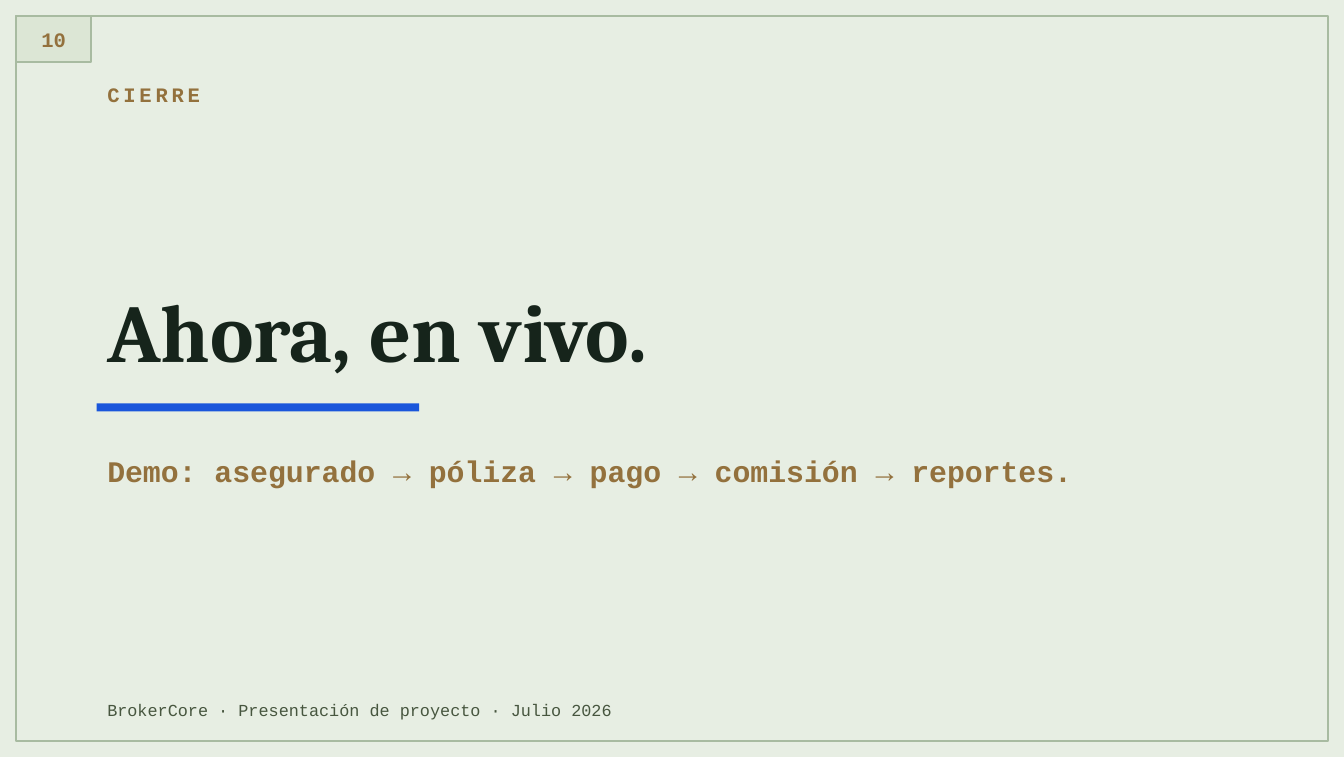
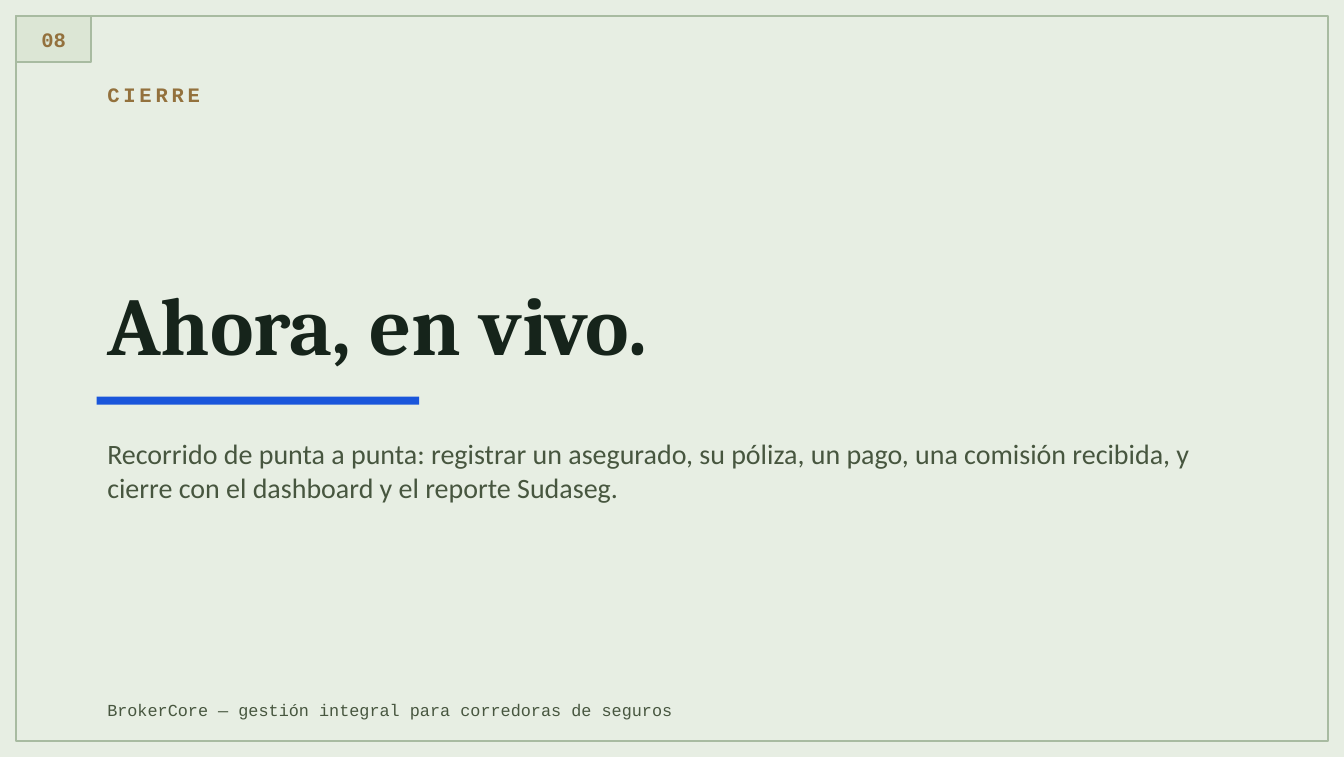
Before and after one commit to DanveDC/broker-suite, a slide deck: slide 9 of docs/BrokerCore-Presentacion.pptx (slide 10 before the commit). Drawn at 1344x757 pixels with LibreOffice and Linux fonts; fonts in the diff are those of the drawing. Boxes give left, top, right and bottom in pixels: in the first picture for what was removed or moved away, otherwise in the second. Text is boxed around its words. In the diff, an @@ line names an element or a change of style, - is before the commit and + after.

Commit message:
docs: update presentation to product-pitch framing
Regenerate BrokerCore-Presentacion.pptx to match the reworked HTML
deck: drop the changelog-style comisiones slide and the deployment
location slide, add a practical "qué registra" slide, replace the
route-count stat with a more relevant integrations count.

```diff
--- a/docs/BrokerCore-Presentacion.pptx
+++ b/docs/BrokerCore-Presentacion.pptx
@@ text at [41,33,66,47]: text changed @@
-10
+08
@@ text "Ahora, en vivo.": place and size @@
-text "Ahora, en vivo." at [107,305,648,374]
+text "Ahora, en vivo." at [107,298,648,367]
@@ rectangle: place and size @@
-rectangle at [97,403,419,411]
+rectangle at [97,396,419,405]
@@ text "Recorrido de punta a punta: ..." at [107,444,1189,503]: vertical alignment middle to top @@
@@ text at [107,444,1189,503]: text changed; size 16 to 15 pt; font Courier New to Calibri; text colour #93713D to #47563F; bold off @@
-Demo: asegurado → póliza → pago → comisión → reportes.
+Recorrido de punta a punta: registrar un asegurado, su póliza, un pago, una comisión recibida, y cierre con el dashboard y el reporte Sudaseg.
@@ text at [107,704,673,720]: text changed @@
-BrokerCore · Presentación de proyecto · Julio 2026
+BrokerCore — gestión integral para corredoras de seguros
```
Also in this commit, not shown: 6 other slides changed, 2 slides added, 3 slides removed.
